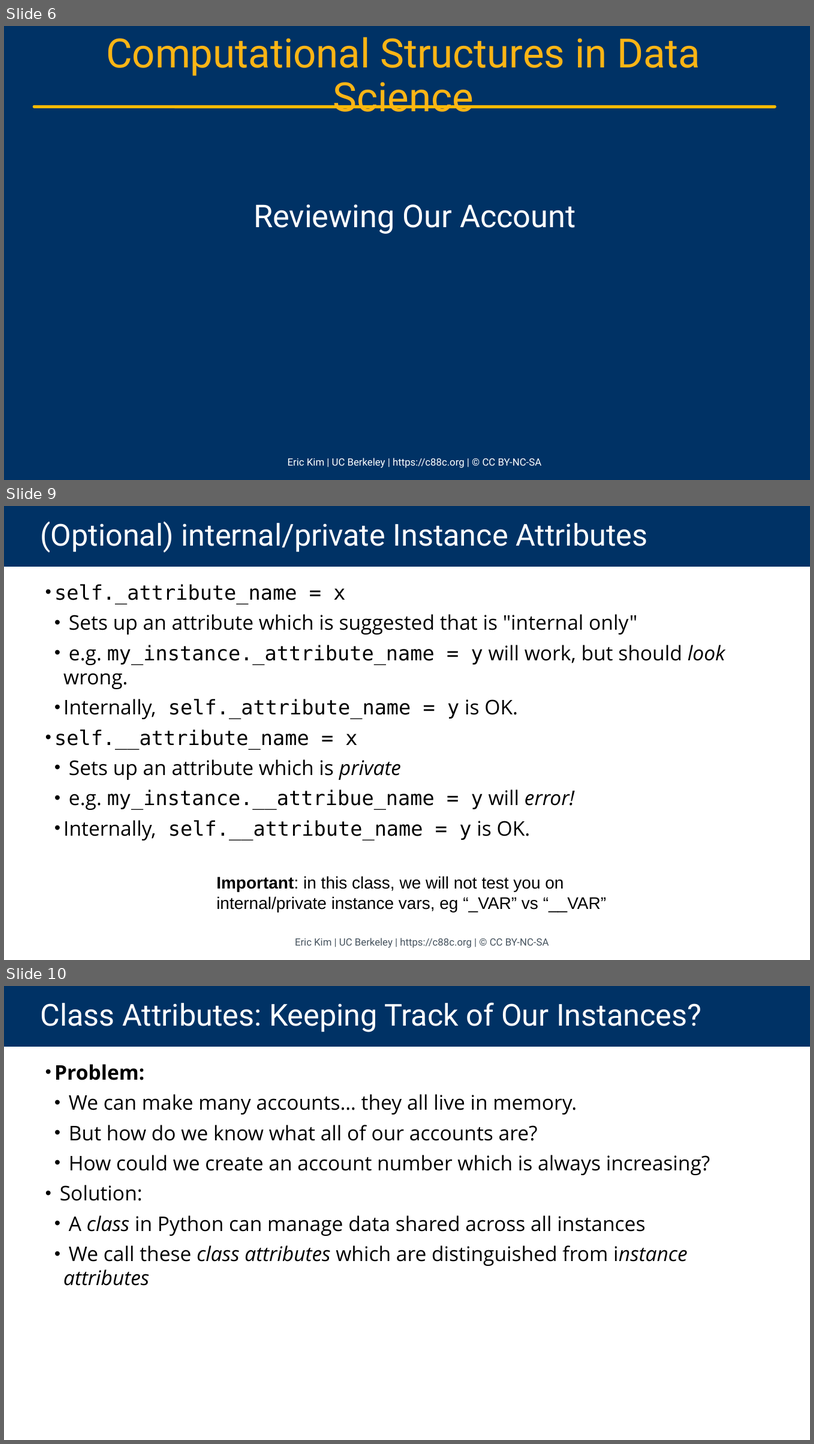
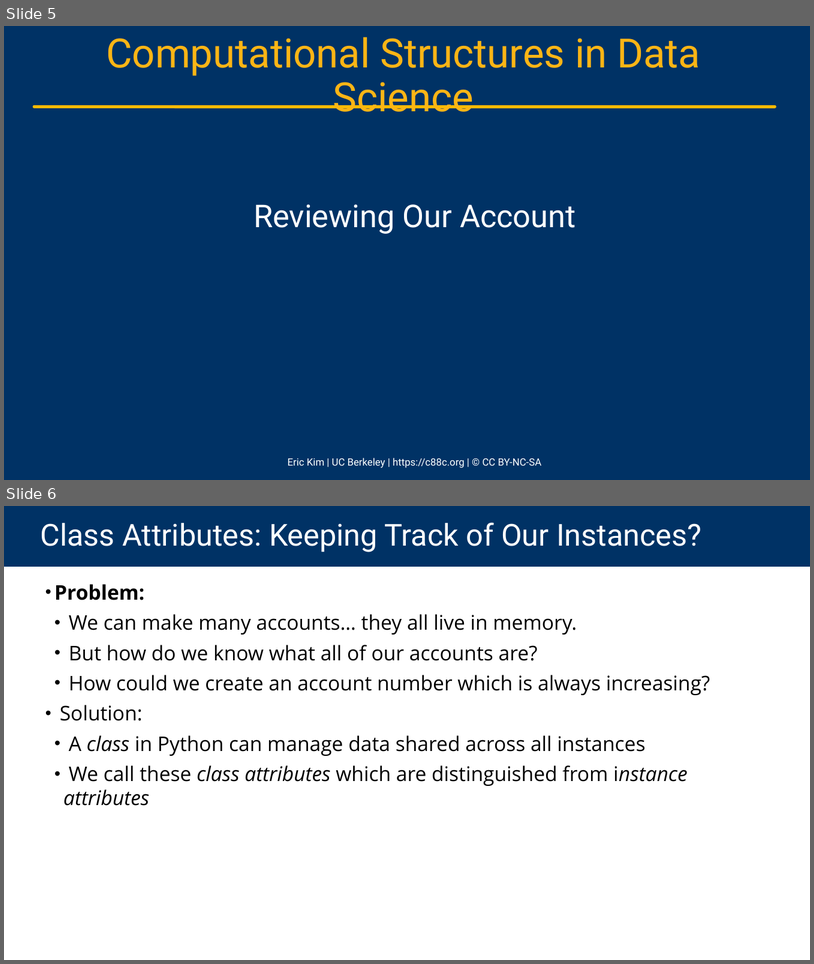
Before and after one commit to cs88-website/su24, a slide deck: assets/slides/su24/15-OOP_II.pptx. Shown one above the other, each under a label of ours: slides 6, 9 and 10 before the commit, slides 5 and 6 after it; the slides between them are not shown. The pictures are 814x1444 and 814x964 pixels, drawn with LibreOffice and Linux fonts; fonts in the diff are those of the drawing; background and template pictures are left out. Boxes give left, top, right and bottom in pixels: in the first picture for what was removed or moved away, otherwise in the second. Text is boxed around its words. In the diff, an @@ line names an element or a change of style, - is before the commit and + after.

```diff
--- a/assets/slides/su24/15-OOP_II.pptx
+++ b/assets/slides/su24/15-OOP_II.pptx
@@ slide 9 removed at bbox=[4, 506, 810, 960], background #FFFFFF @@
@@ title removed at bbox=[4, 506, 810, 567] @@
-(Optional) internal/private Instance Attributes
@@ text removed at bbox=[54, 584, 726, 840] @@
-• self._attribute_name = x
-  • Sets up an attribute which is suggested that is "internal only"
-  • e.g. my_instance._attribute_name = y will work, but should look wrong.
-  • Internally, self._attribute_name = y is OK.
-• self.__attribute_name = x
-  • Sets up an attribute which is private
-  • e.g. my_instance.__attribue_name = y will error!
-  • Internally, self.__attribute_name = y is OK.
@@ text removed at bbox=[216, 876, 606, 912] @@
-Important: in this class, we will not test you on internal/private instance vars, eg “_VAR” vs “__VAR”
@@ text removed at bbox=[295, 937, 549, 948] @@
-Eric Kim | UC Berkeley | https://c88c.org | © CC BY-NC-SA
@@ what was slide 6 is now slide 5 @@
@@ what was slide 10 is now slide 6 @@
```
Also in this commit, not shown: 5 slides changed, 3 other slides removed, 5 other files.
